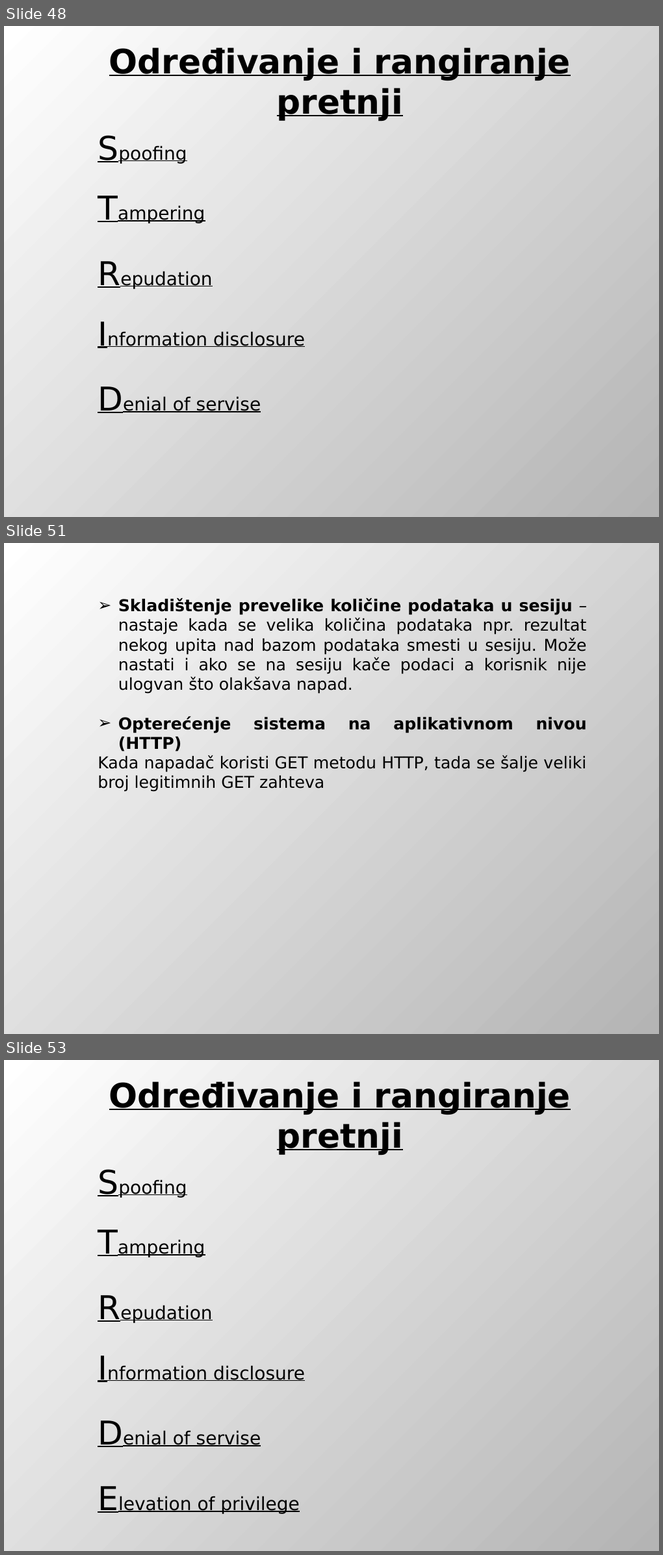
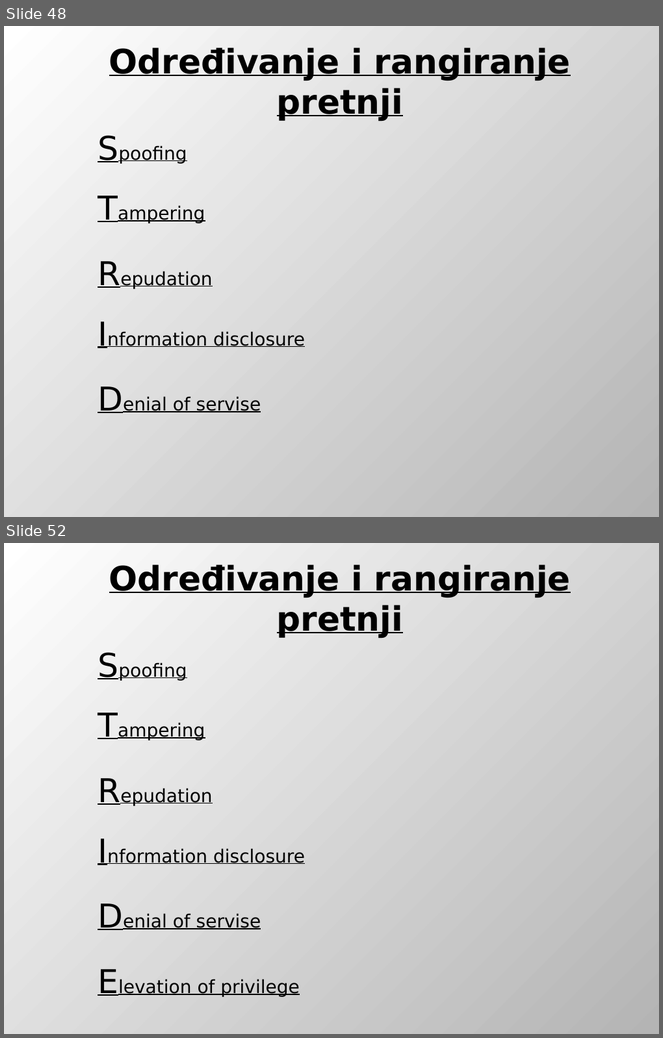
Before and after one commit to DejanUrosevic/XML-Projekat, a slide deck: Model Pretnji.pptx. Shown one above the other, each under a label of ours: slides 48, 51 and 53 before the commit, slides 48 and 52 after it; the slides between them are not shown. The pictures are 663x1555 and 663x1038 pixels, drawn with LibreOffice and Linux fonts; fonts in the diff are those of the drawing. Boxes give left, top, right and bottom in pixels: in the first picture for what was removed or moved away, otherwise in the second. Text is boxed around its words. In the diff, an @@ line names an element or a change of style, - is before the commit and + after.

Commit message:
Ubacen DoS napad u prezentaciju...

```diff
--- a/Model Pretnji.pptx
+++ b/Model Pretnji.pptx
@@ slide 51 removed at (4, 543, 659, 1034), background gradient #FFFFFF to #B4B4B4 @@
@@ text removed at (98, 598, 587, 792) @@
-  ➢ Skladištenje prevelike količine podataka u sesiju – nastaje kada se velika količina podataka npr. rezultat nekog upita nad bazom podataka smesti u sesiju. Može nastati i ako se na sesiju kače podaci a korisnik nije ulogvan što olakšava napad.
-  ➢ Opterećenje sistema na aplikativnom nivou (HTTP)
-  Kada napadač koristi GET metodu HTTP, tada se šalje veliki broj legitimnih GET zahteva
@@ what was slide 53 is now slide 52 @@
```
Also in this commit, not shown: 2 slides changed, 2 slides added, 2 other slides removed.
